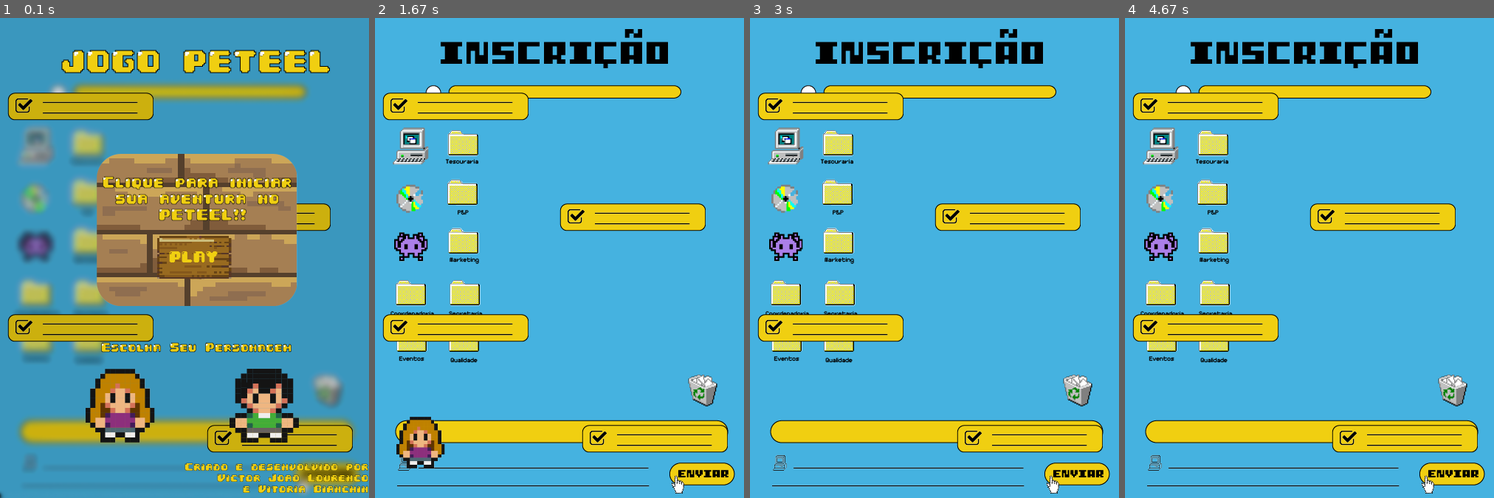
Above: before the commit, frames 1-4 (left to right).
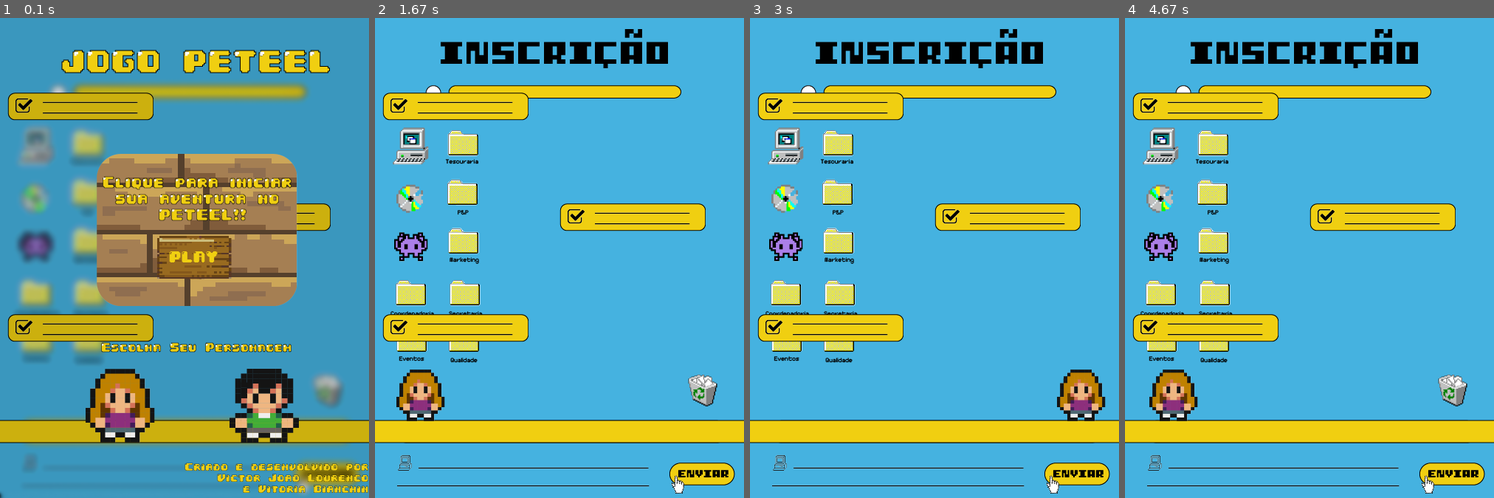
Above: after the commit, the same moments.

Repository: Victor-J-L/JOGO-PETEEL
Game: pygame game, started from primeirafaseteste.py
Two runs of this game, one before a commit and one after it. Both use one fixed random seed, a clock stepped at 60 frames per second and the inputs below.
Inputs (mouse positions are in pixels of both pictures, inside the frame that each line leads up to):
- Up to frame 1 (0.1 s): no input
- Up to frame 2 (1.67 s): click (570, 258) at 0.38 s; hold Right 0.67-1.13 s; move the mouse to (544, 277) at 0.7 s; hold Right 1.17-1.63 s
- Up to frame 3 (3 s): hold Left 1.67-2.2 s; hold Left 2.23-2.63 s; hold Right from 2.67 s (still down)
- Up to frame 4 (4.67 s): release Right at 3.3 s; hold Left 3.33-3.8 s; hold Right 3.83-4.3 s; hold Right from 4.33 s (still down)

The runs differ from the first frame. In frame 1, 2.6% of the frame differs, in the area x 0-100%, y 83-91%; in frame 2, 4.2%, in the area x 0-100%, y 73-94%; in frame 3, 3.2%; in frame 4, 3.2%.

Commit message:
recolocado o chao

Diff:
--- a/primeirafaseteste.py
+++ b/primeirafaseteste.py
@@ -69,7 +69,7 @@
 class Plataformas(pygame.sprite.Sprite):
     def __init__(self, x, y):
         pygame.sprite.Sprite.__init__(self)
-        self.image = pygame.image.load("Imagens/Primeira Fase/Ativo 14.png")
+        self.image = pygame.image.load("Imagens/Primeira Fase/plataforma1.png")
         self.rect = self.image.get_rect()
         self.rect.left = x
         self.rect.top = y
@@ -163,7 +163,7 @@
     p00 = Plataformas(100, 2005)
     plataformas.add(p00)
 
-    p0 = Plataformas(280, 550)
+    p0 = Chao(-15, 544)
     plataformas.add(p0)
 
     p1 = Plataformas(250, 250)
Binary file removed: Imagens/Primeira Fase/Ativo 1.png
Binary file added: Imagens/Primeira Fase/hiclipart.com (11).png
Binary file removed: Imagens/Primeira Fase/plataforma.png
Renamed: Imagens/Primeira Fase/Ativo 14.png -> Imagens/Primeira Fase/plataforma1.png
Binary file added: Imagens/Primeira Fase/pngwing.com.png
Not shown, removed: Imagens/Primeira Fase/fundo1.ai
